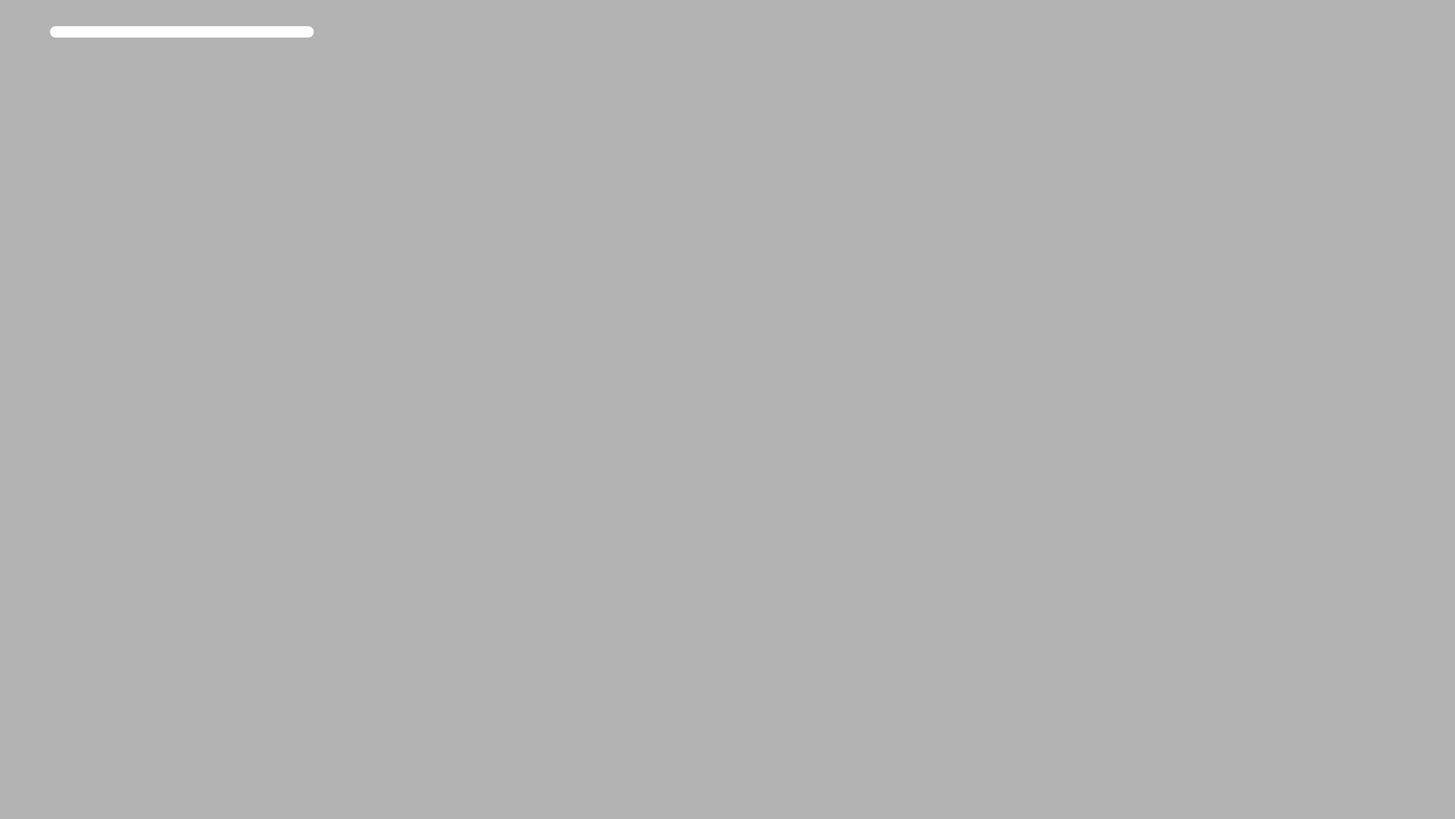
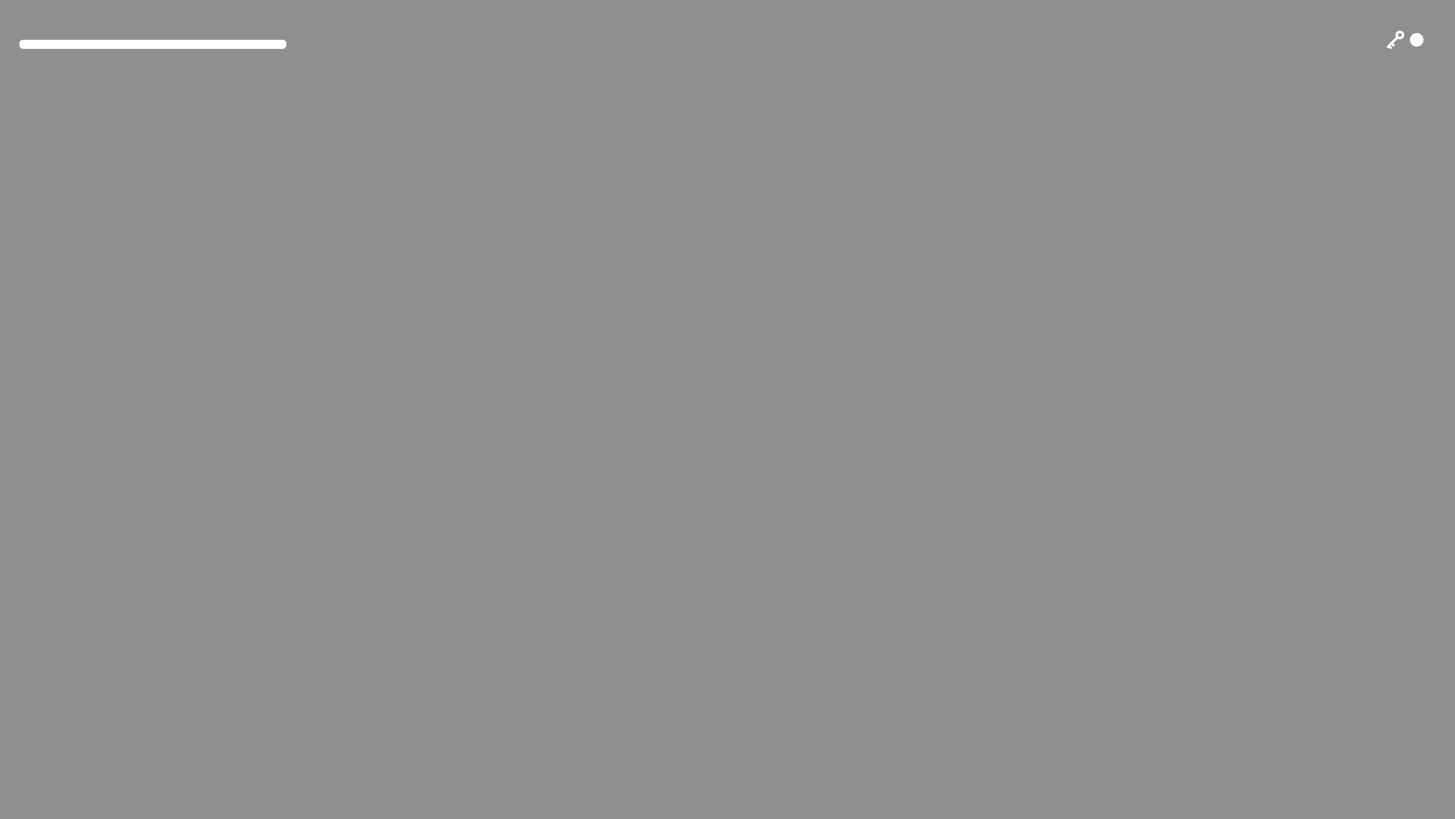
Revision of a layered 1455x819 image; what changed, layer by layer:
added layer "Inventory Key" above "Inventory Blank" over [1387, 30, 1405, 49]
renamed "Rectangle 1" to "Inventory Blank", painted on it over [50, 26, 1424, 47]
added layer "Health Bar" above "Background" over [19, 39, 287, 49]
painted on "Background" over [0, 0, 1455, 819]
